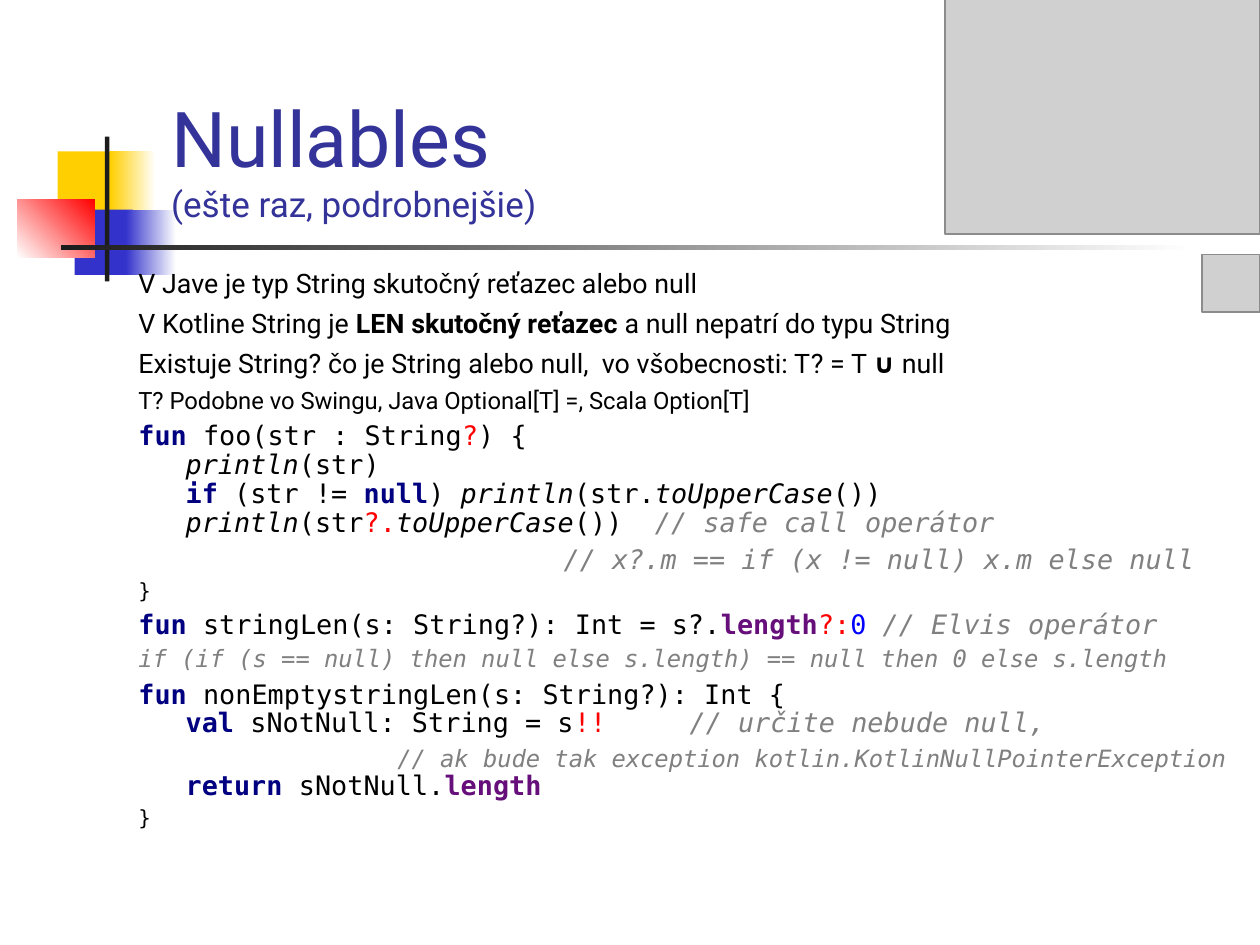
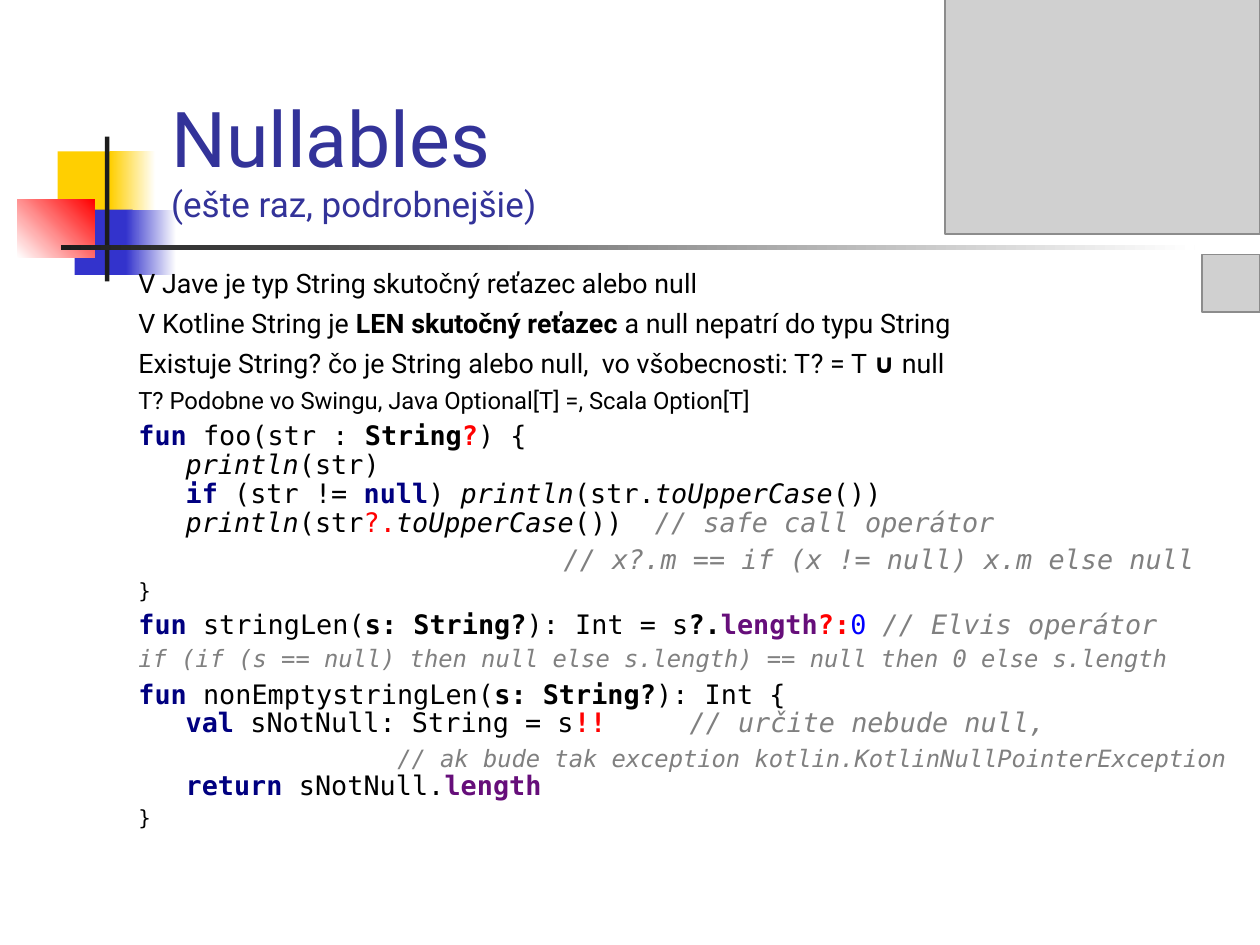
Before and after one commit to vmandro/Prednasky, a slide deck: slide 4 of 02/02_Kotlin.ppt. Drawn at 1260x945 pixels with LibreOffice and Linux fonts; fonts in the diff are those of the drawing; grey boxes stand for pictures. Boxes give left, top, right and bottom in pixels: in the first picture for what was removed or moved away, otherwise in the second. Text is boxed around its words. In the diff, an @@ line names an element or a change of style, - is before the commit and + after.

```diff
--- a/02/02_Kotlin.ppt
+++ b/02/02_Kotlin.ppt
@@ text at box(138, 424, 1157, 738): bold on in "String?)", "stringLen(s: String?): s?.length?:0", "nonEmptystringLen(s: String?): s!!" @@
```
Also in this commit, not shown: 5 other slides changed, 2 slides removed, 2 other files.
